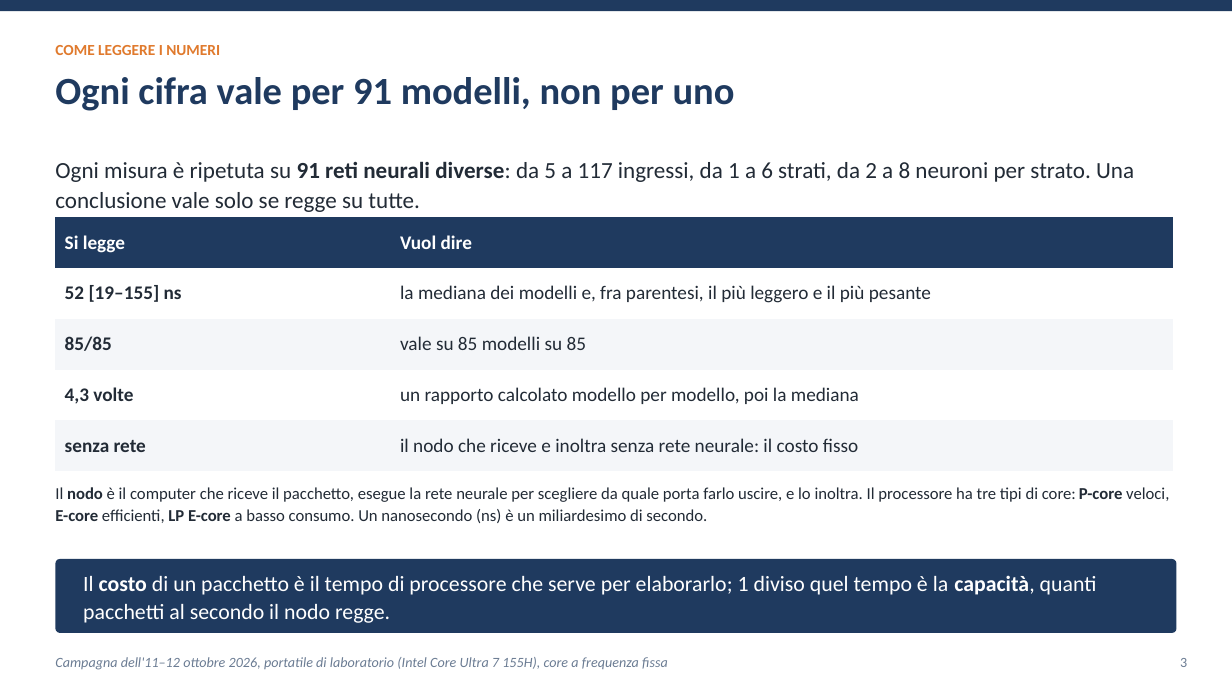
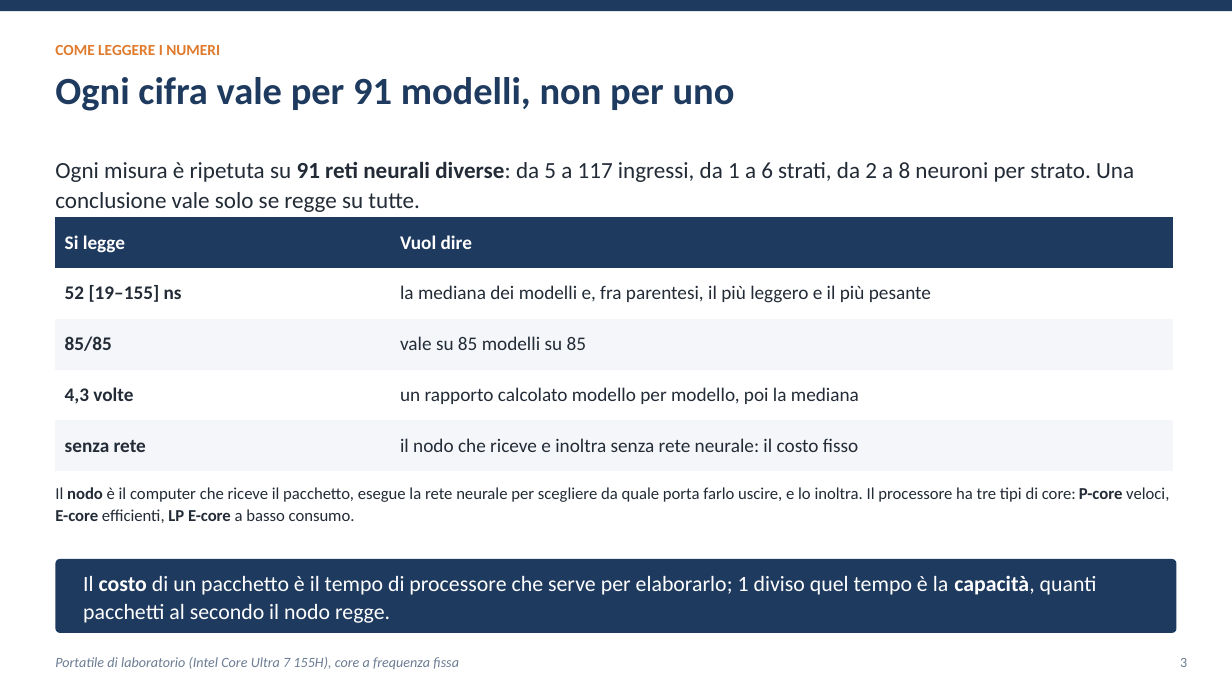
Before and after one commit to ettore-cantile/ipa_lab, a slide deck: slide 3 of docs/Inferenza di una rete neurale nel kernel Linux con eBPF XDP.pptx. Drawn at 1232x693 pixels with LibreOffice and Linux fonts; fonts in the diff are those of the drawing. Boxes give left, top, right and bottom in pixels: in the first picture for what was removed or moved away, otherwise in the second. Text is boxed around its words. In the diff, an @@ line names an element or a change of style, - is before the commit and + after.

```diff
--- a/docs/Inferenza di una rete neurale nel kernel Linux con eBPF XDP.pptx
+++ b/docs/Inferenza di una rete neurale nel kernel Linux con eBPF XDP.pptx
@@ text at (55, 487, 1169, 523): text changed @@
-Il nodo è il computer che riceve il pacchetto, esegue la rete neurale per scegliere da quale porta farlo uscire, e lo inoltra. Il processore ha tre tipi di core: P-core veloci, E-core efficienti, LP E-core a basso consumo. Un nanosecondo (ns) è un miliardesimo di secondo.
+Il nodo è il computer che riceve il pacchetto, esegue la rete neurale per scegliere da quale porta farlo uscire, e lo inoltra. Il processore ha tre tipi di core: P-core veloci, E-core efficienti, LP E-core a basso consumo.
@@ text at (55, 657, 459, 669): text changed @@
-Campagna dell'11–12 ottobre 2026, portatile di laboratorio (Intel Core Ultra 7 155H), core a frequenza fissa
+Portatile di laboratorio (Intel Core Ultra 7 155H), core a frequenza fissa
```
Also in this commit, not shown: 14 other slides changed, 5 slides removed, 7 other files.
